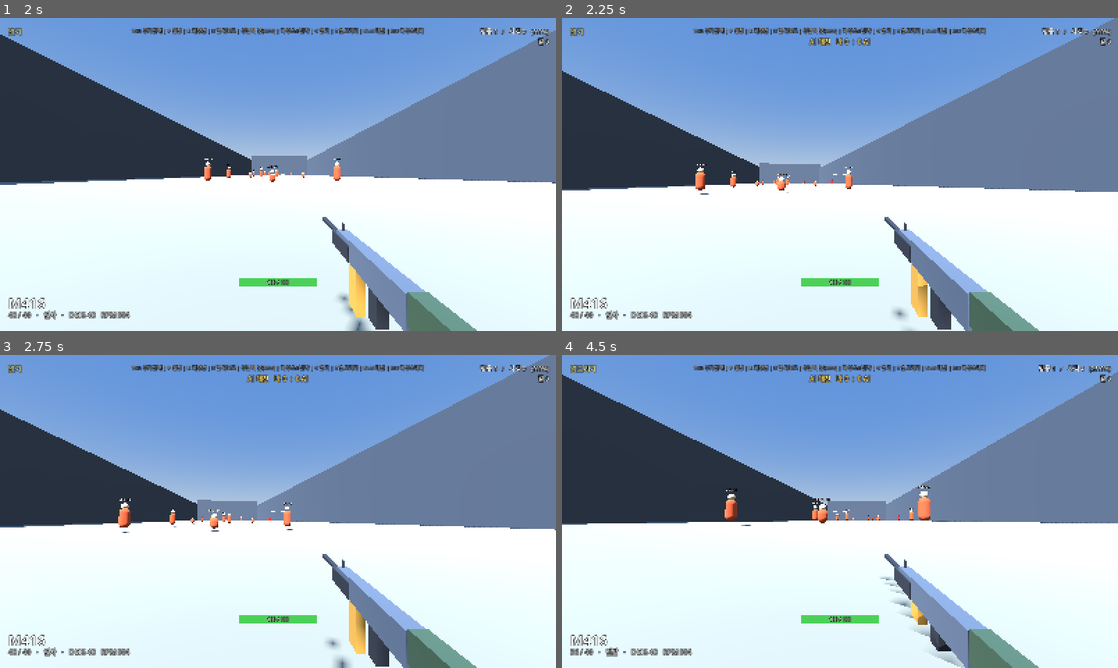
Above: before the commit, frames 1-4 (two rows, left to right).
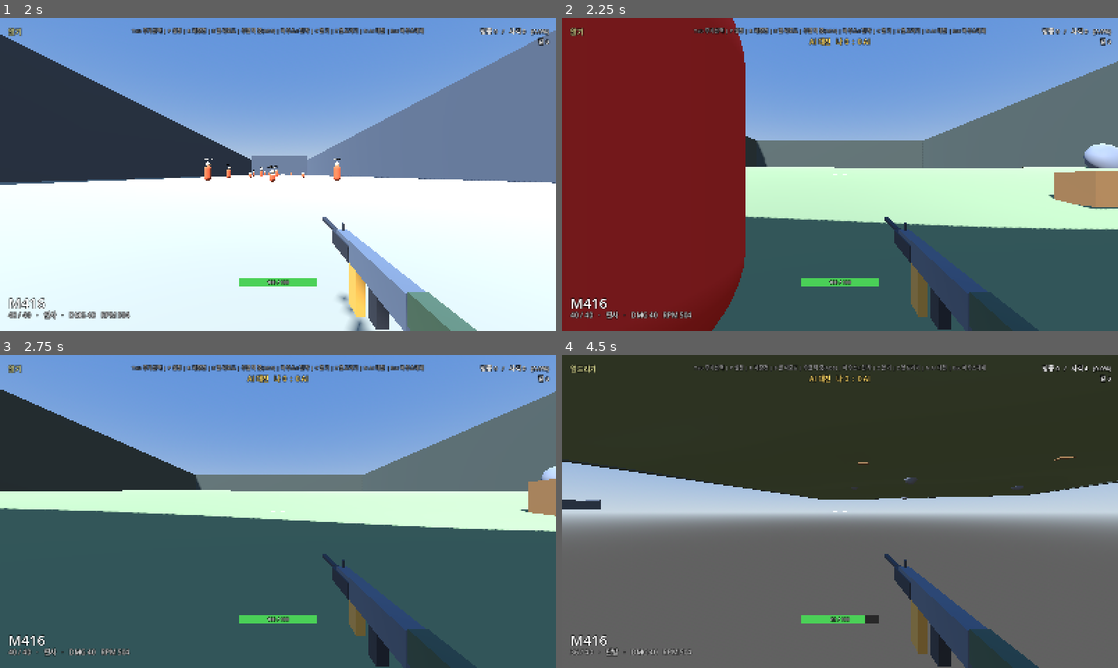
Above: after the commit, the same moments.

Repository: wqrvQ2WR/pubg-aim-trainer
Game: Godot game, scene res://scenes/Main.tscn
Two runs of this game, one before a commit and one after it. Both use one fixed random seed, a clock stepped at 60 frames per second and the inputs below.
Inputs (mouse positions are in pixels of both pictures, inside the frame that each line leads up to):
- Up to frame 1 (2 s): tap Enter at 0.5 s; move the mouse to (305, 174) at 0.52 s; hold Right mouse button (ads) 0.53-1.28 s; hold W (move_forward) from 0.53 s (still down); tap Space (jump) at 0.77, 1.52 s; move the mouse to (250, 174) at 1.27 s; tap C (crouch) at 1.35 s
- Up to frame 2 (2.25 s): keep holding W (move_forward); move the mouse to (851, 168) at 2.02 s; hold N (duel_toggle) from 2.03 s (still down)
- Up to frame 3 (2.75 s): keep holding W (move_forward); keep holding N (duel_toggle)
- Up to frame 4 (4.5 s): keep holding W (move_forward); move the mouse to (834, 517) at 2.77 s; release N (duel_toggle) at 2.78 s; click (834, 517) at 2.85 s; tap Space (jump) at 3.02, 3.77 s; move the mouse to (878, 514) at 3.52 s; hold B (fire_mode_switch) 3.53-4.28 s; move the mouse to (795, 508) at 4.27 s; tap Z (prone) at 4.35 s

Frame 1 is identical in both runs. In frame 2, 82% of the frame differs, in the area x 0-100%, y 0-100%; in frame 3, 70%; in frame 4, 98%.

Commit message:
AI 대전을 별도 아레나로 분리 + 능선 지형/엄폐물 추가
- DuelArena.gd: 사격장과 겹치지 않게 X+600 지점에 별도 공간 생성.
  절차적 높이맵(SurfaceTool)으로 능선 2개가 있는 기복 지형을 만들고
  Mesh.create_trimesh_shape()로 지형에 맞는 충돌 생성. 크레이트
  8개 + 바위 6개 엄폐물, 경계벽 4면 배치. 지형 높이 맞춰 스폰포인트
  10곳과 플레이어 시작지점 계산
- Player.gd: set_temp_spawn/clear_temp_spawn/heal_full/teleport_to
  추가 - 사망시 리스폰 위치가 대전 모드 중엔 아레나, 평소엔 원래
  사격장 스폰으로 갈리도록 함
- DuelManager.gd: N키로 모드 켜면 아레나로 순간이동 + 완전회복 +
  임시 리스폰지점 설정, 끄면 원래 사격장으로 복귀

Diff:
--- /dev/null
+++ b/scripts/DuelArena.gd
@@ -0,0 +1,191 @@
+extends Node3D
+## AI 대전 전용 아레나. 사격장과 겹치지 않도록 멀리 떨어진 좌표(X 오프셋)에
+## 절차적 높이맵 지형(능선 2개)과 엄폐물, 경계벽을 생성한다.
+
+const OFFSET_X := 600.0
+const HALF_X := 36.0
+const MIN_Z := -95.0
+const MAX_Z := -10.0
+const GRID_STEP := 2.0
+const WALL_HEIGHT := 16.0
+
+const RIDGE1_Z := -32.0
+const RIDGE2_Z := -68.0
+
+var spawn_points: Array = []
+var player_start: Vector3
+
+
+func _ready() -> void:
+	_build_terrain()
+	_build_walls()
+	_build_cover()
+	_build_spawn_points()
+
+
+## 아레나 로컬 X(중심 기준)와 월드 Z를 받아 지형 높이를 반환한다.
+func height_at_local(x: float, z: float) -> float:
+	var ridge1 := 2.2 * exp(-pow((z - RIDGE1_Z) / 9.0, 2))
+	var ridge2 := 1.8 * exp(-pow((z - RIDGE2_Z) / 9.0, 2))
+	var bumps := 0.3 * sin(x * 0.2) * cos(z * 0.15)
+	var h := ridge1 + ridge2 + bumps
+
+	var edge_dist_x: float = HALF_X - abs(x)
+	var edge_dist_z: float = min(z - MIN_Z, MAX_Z - z)
+	var edge_dist: float = min(edge_dist_x, edge_dist_z)
+	var falloff: float = clamp(edge_dist / 6.0, 0.0, 1.0)
+	return h * falloff
+
+
+## 월드 XZ 좌표를 받아 지형 높이를 반환 (스폰/배치 계산용)
+func height_at_world(world_x: float, z: float) -> float:
+	return height_at_local(world_x - OFFSET_X, z)
+
+
+func _build_terrain() -> void:
+	var st := SurfaceTool.new()
+	st.begin(Mesh.PRIMITIVE_TRIANGLES)
+
+	var steps_x := int((HALF_X * 2.0) / GRID_STEP)
+	var steps_z := int((MAX_Z - MIN_Z) / GRID_STEP)
+
+	var get_pos := func(ix: int, iz: int) -> Vector3:
+		var x: float = -HALF_X + float(ix) * GRID_STEP
+		var z: float = MIN_Z + float(iz) * GRID_STEP
+		var y := height_at_local(x, z)
+		return Vector3(OFFSET_X + x, y, z)
+
+	for iz in range(steps_z):
+		for ix in range(steps_x):
+			var p00: Vector3 = get_pos.call(ix, iz)
+			var p10: Vector3 = get_pos.call(ix + 1, iz)
+			var p01: Vector3 = get_pos.call(ix, iz + 1)
+			var p11: Vector3 = get_pos.call(ix + 1, iz + 1)
+			st.add_vertex(p00)
+			st.add_vertex(p01)
+			st.add_vertex(p10)
+			st.add_vertex(p10)
+			st.add_vertex(p01)
+			st.add_vertex(p11)
+
+	st.generate_normals()
+	var mesh := st.commit()
+
+	var mat := StandardMaterial3D.new()
+	mat.albedo_color = Color(0.4, 0.44, 0.3)
+	mat.roughness = 1.0
+	mat.cull_mode = BaseMaterial3D.CULL_DISABLED
+
+	var mesh_inst := MeshInstance3D.new()
+	mesh_inst.mesh = mesh
+	mesh_inst.material_override = mat
+	add_child(mesh_inst)
+
+	var body := StaticBody3D.new()
+	var coll := CollisionShape3D.new()
+	coll.shape = mesh.create_trimesh_shape()
+	body.add_child(coll)
+	add_child(body)
+
+
+func _build_walls() -> void:
+	var wall_mat := StandardMaterial3D.new()
+	wall_mat.albedo_color = Color(0.25, 0.27, 0.24)
+	wall_mat.roughness = 0.9
+
+	var depth := MAX_Z - MIN_Z
+	var center_z := (MAX_Z + MIN_Z) / 2.0
+
+	_add_box(Vector3(1, WALL_HEIGHT, depth), Vector3(OFFSET_X - HALF_X, WALL_HEIGHT / 2.0, center_z), wall_mat)
+	_add_box(Vector3(1, WALL_HEIGHT, depth), Vector3(OFFSET_X + HALF_X, WALL_HEIGHT / 2.0, center_z), wall_mat)
+	_add_box(Vector3(HALF_X * 2.0, WALL_HEIGHT, 1), Vector3(OFFSET_X, WALL_HEIGHT / 2.0, MIN_Z), wall_mat)
+	_add_box(Vector3(HALF_X * 2.0, WALL_HEIGHT, 1), Vector3(OFFSET_X, WALL_HEIGHT / 2.0, MAX_Z), wall_mat)
+
+
+func _build_cover() -> void:
+	var crate_mat := StandardMaterial3D.new()
+	crate_mat.albedo_color = Color(0.45, 0.32, 0.18)
+	crate_mat.roughness = 0.85
+
+	var rock_mat := StandardMaterial3D.new()
+	rock_mat.albedo_color = Color(0.42, 0.42, 0.44)
+	rock_mat.roughness = 1.0
+
+	var crate_spots := [
+		Vector2(-14, -18), Vector2(10, -22), Vector2(-6, -40),
+		Vector2(16, -44), Vector2(-20, -58), Vector2(4, -62),
+		Vector2(-10, -80), Vector2(18, -84),
+	]
+	for spot in crate_spots:
+		var x: float = spot.x
+		var z: float = spot.y
+		var y := height_at_local(x, z)
+		var size := Vector3(1.3, 1.3, 1.3)
+		_add_box(size, Vector3(OFFSET_X + x, y + size.y / 2.0, z), crate_mat)
+
+	var rock_spots := [
+		Vector2(-24, -14), Vector2(22, -30), Vector2(0, -50),
+		Vector2(-16, -70), Vector2(26, -76), Vector2(-2, -90),
+	]
+	for spot in rock_spots:
+		var x: float = spot.x
+		var z: float = spot.y
+		var y := height_at_local(x, z)
+		var radius := randf_range(1.1, 1.7)
+		_add_rock(Vector3(OFFSET_X + x, y + radius * 0.5, z), radius, rock_mat)
+
+
+func _add_box(size: Vector3, pos: Vector3, mat: StandardMaterial3D) -> void:
+	var body := StaticBody3D.new()
+	body.position = pos
+	var mesh_inst := MeshInstance3D.new()
+	var box := BoxMesh.new()
+	box.size = size
+	mesh_inst.mesh = box
+	mesh_inst.material_override = mat
+	body.add_child(mesh_inst)
+	var coll := CollisionShape3D.new()
+	var shape := BoxShape3D.new()
+	shape.size = size
+	coll.shape = shape
+	body.add_child(coll)
+	add_child(body)
+
+
+func _add_rock(pos: Vector3, radius: float, mat: StandardMaterial3D) -> void:
+	var body := StaticBody3D.new()
+	body.position = pos
+	body.rotation = Vector3(randf_range(0, TAU), randf_range(0, TAU), randf_range(0, TAU))
+	var mesh_inst := MeshInstance3D.new()
+	var sphere := SphereMesh.new()
+	sphere.radius = radius
+	sphere.height = radius * 1.7
+	mesh_inst.mesh = sphere
+	mesh_inst.material_override = mat
+	mesh_inst.scale = Vector3(1.0, 0.85, 1.1)
+	body.add_child(mesh_inst)
+	var coll := CollisionShape3D.new()
+	var shape := SphereShape3D.new()
+	shape.radius = radius
+	coll.shape = shape
+	coll.scale = Vector3(1.0, 0.85, 1.1)
+	body.add_child(coll)
+	add_child(body)
+
+
+func _build_spawn_points() -> void:
+	var candidates := [
+		Vector2(0, -15), Vector2(-18, -25), Vector2(18, -25),
+		Vector2(-10, -45), Vector2(12, -48), Vector2(0, -55),
+		Vector2(-16, -65), Vector2(16, -68), Vector2(-6, -88),
+		Vector2(8, -90),
+	]
+	spawn_points.clear()
+	for spot in candidates:
+		var x: float = spot.x
+		var z: float = spot.y
+		var y := height_at_local(x, z) + 1.0
+		spawn_points.append(Vector3(OFFSET_X + x, y, z))
+
+	var start_y := height_at_local(0, -14) + 1.0
+	player_start = Vector3(OFFSET_X, start_y, -14)
--- a/scripts/DuelManager.gd
+++ b/scripts/DuelManager.gd
@@ -6,13 +6,8 @@
 
 const AIBotScript := preload("res://scripts/AIBot.gd")
 
-const SPAWN_POINTS := [
-	Vector3(-10, 0, -30), Vector3(10, 0, -30), Vector3(0, 0, -45),
-	Vector3(-14, 0, -60), Vector3(14, 0, -60), Vector3(0, 0, -20),
-	Vector3(-6, 0, -75), Vector3(6, 0, -75),
-]
-
 var player: Node = null
+var arena: Node3D = null
 var ai_bot: Node3D = null
 var mode_active: bool = false
 var player_kills: int = 0
@@ -37,10 +32,18 @@
 
 
 func start_mode() -> void:
+	if not arena:
+		return
 	mode_active = true
 	player_kills = 0
 	ai_kills = 0
 	score_changed.emit(player_kills, ai_kills)
+
+	if player:
+		player.set_temp_spawn(arena.player_start)
+		player.teleport_to(arena.player_start)
+		player.heal_full()
+
 	_spawn_bot()
 	mode_changed.emit(true)
 
@@ -50,6 +53,10 @@
 	if ai_bot:
 		ai_bot.queue_free()
 		ai_bot = null
+	if player:
+		player.clear_temp_spawn()
+		player.teleport_to(player.spawn_position)
+		player.heal_full()
 	mode_changed.emit(false)
 
 
@@ -57,13 +64,14 @@
 	if ai_bot:
 		ai_bot.queue_free()
 		ai_bot = null
+	var points: Array = arena.spawn_points
 	var bot := CharacterBody3D.new()
 	bot.set_script(AIBotScript)
 	bot.player = player
-	bot.spawn_points = SPAWN_POINTS
+	bot.spawn_points = points
 	add_child(bot)
 	bot.ai_died.connect(_on_ai_died)
-	bot.spawn_at(SPAWN_POINTS[randi() % SPAWN_POINTS.size()])
+	bot.spawn_at(points[randi() % points.size()])
 	ai_bot = bot
 
 
--- a/scripts/Main.gd
+++ b/scripts/Main.gd
@@ -102,10 +102,16 @@
 
 
 func _build_duel() -> void:
+	var arena := Node3D.new()
+	arena.name = "DuelArena"
+	arena.set_script(load("res://scripts/DuelArena.gd"))
+	add_child(arena)
+
 	duel_manager = Node3D.new()
 	duel_manager.name = "DuelManager"
 	duel_manager.set_script(load("res://scripts/DuelManager.gd"))
 	duel_manager.player = player
+	duel_manager.arena = arena
 	add_child(duel_manager)
 
 
--- a/scripts/Player.gd
+++ b/scripts/Player.gd
@@ -66,6 +66,8 @@
 var health: int = MAX_HEALTH
 var is_dead: bool = false
 var spawn_position: Vector3
+var temp_spawn: Vector3 = Vector3.ZERO
+var has_temp_spawn: bool = false
 
 
 func _ready() -> void:
@@ -101,6 +103,27 @@
 
 func set_sensitivity(v: float) -> void:
 	sensitivity = v
+
+
+func set_temp_spawn(pos: Vector3) -> void:
+	temp_spawn = pos
+	has_temp_spawn = true
+
+
+func clear_temp_spawn() -> void:
+	has_temp_spawn = false
+
+
+func heal_full() -> void:
+	health = MAX_HEALTH
+	health_changed.emit(health, MAX_HEALTH)
+
+
+func teleport_to(pos: Vector3) -> void:
+	global_position = pos
+	velocity = Vector3.ZERO
+	rotation.y = 0.0
+	head.rotation.x = 0.0
 
 
 func take_hit(damage: int, _hit_pos: Vector3 = Vector3.ZERO) -> bool:
@@ -127,10 +150,7 @@
 func _respawn() -> void:
 	health = MAX_HEALTH
 	is_dead = false
-	global_position = spawn_position
-	velocity = Vector3.ZERO
-	rotation.y = 0.0
-	head.rotation.x = 0.0
+	teleport_to(temp_spawn if has_temp_spawn else spawn_position)
 	set_stance(Stance.STAND)
 	is_reloading = false
 	if chamber_tween:
Not shown, added: scripts/DuelArena.gd.uid
